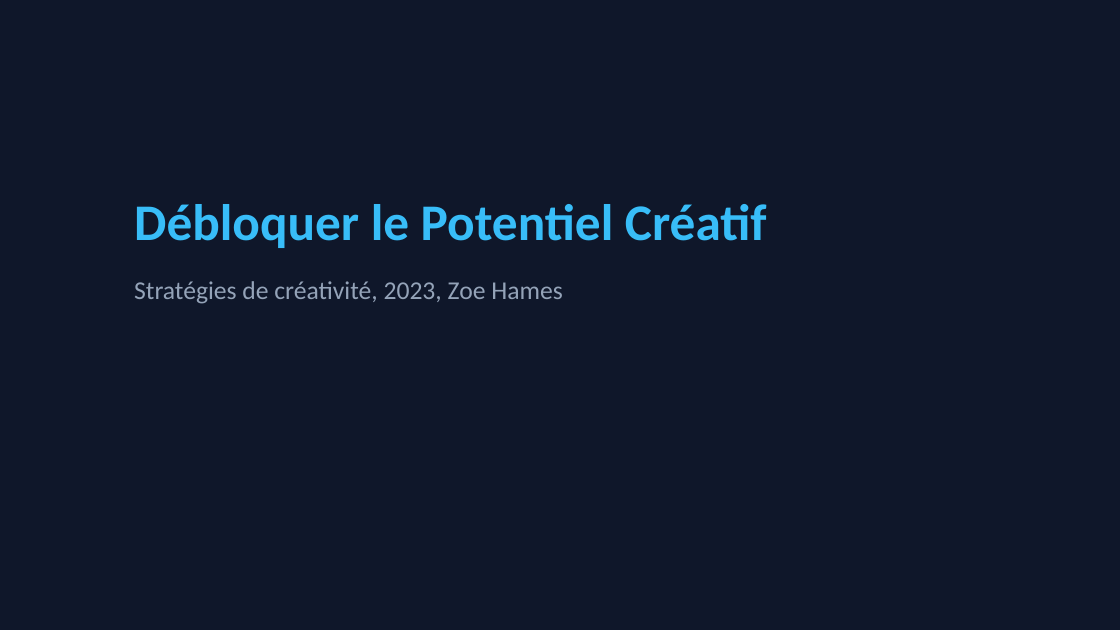
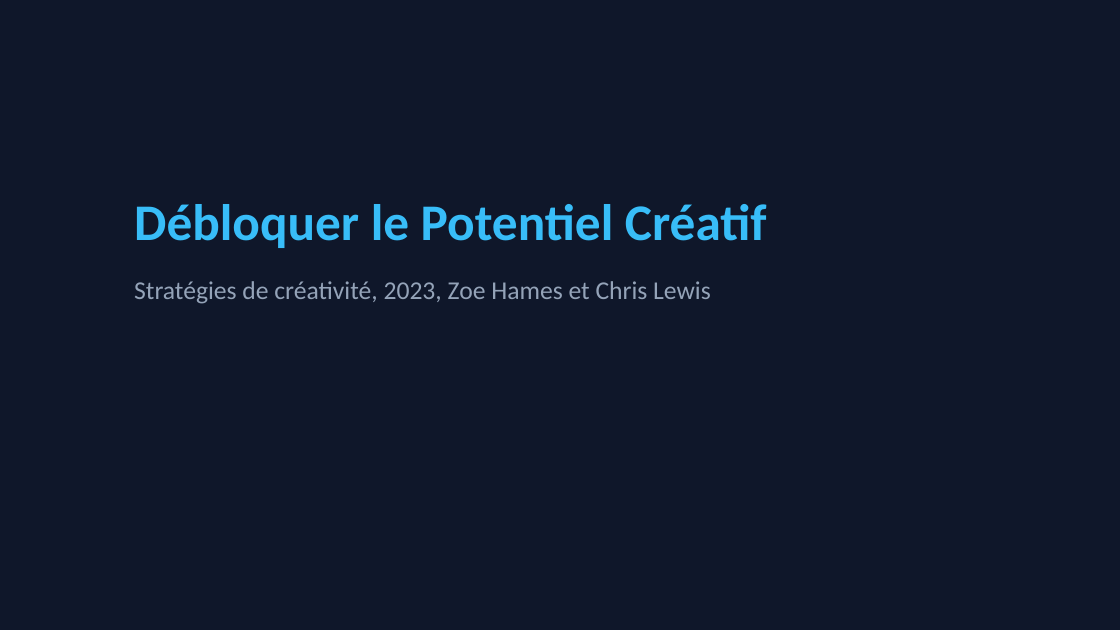
Before and after one commit to caroheymes/video-2-powerpoint-and-more, a slide deck: slide 1 of demo/output/presentation.pptx. Drawn at 1120x630 pixels with LibreOffice and Linux fonts; fonts in the diff are those of the drawing. Boxes give left, top, right and bottom in pixels: in the first picture for what was removed or moved away, otherwise in the second. Text is boxed around its words. In the diff, an @@ line names an element or a change of style, - is before the commit and + after.

```diff
--- a/demo/output/presentation.pptx
+++ b/demo/output/presentation.pptx
@@ text at (134,281,711,304): text changed @@
-Stratégies de créativité, 2023, Zoe Hames
+Stratégies de créativité, 2023, Zoe Hames et Chris Lewis
```
Also in this commit, not shown: 1 other slide changed, 2 slides removed, 6 other files.
